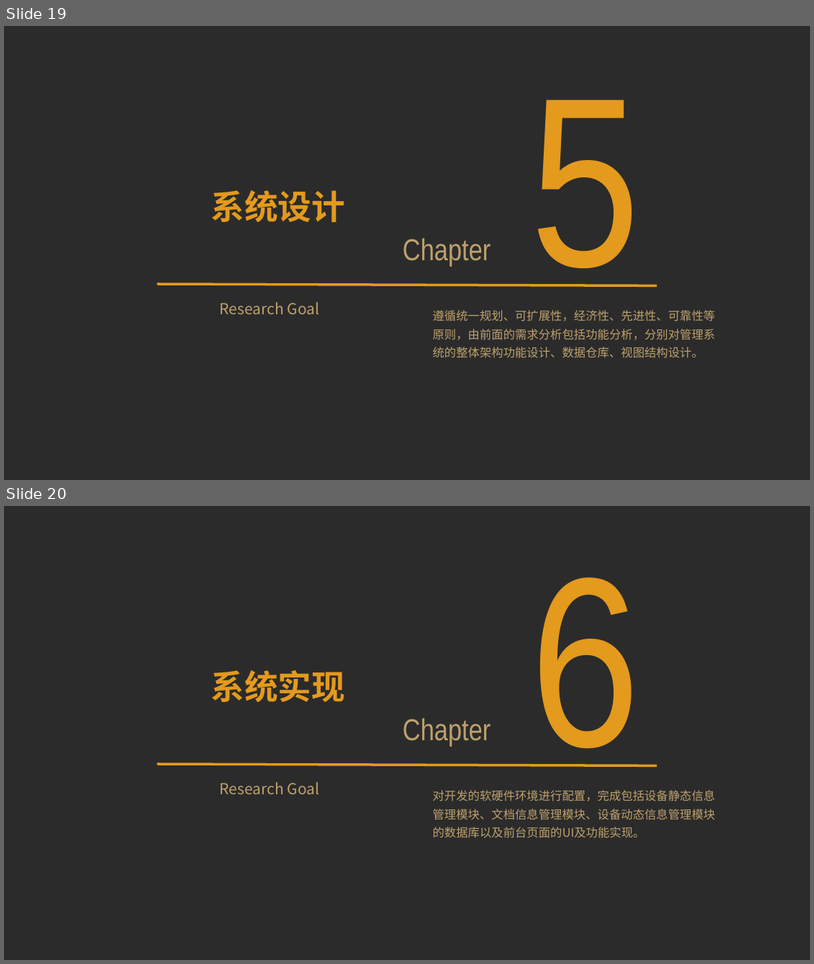
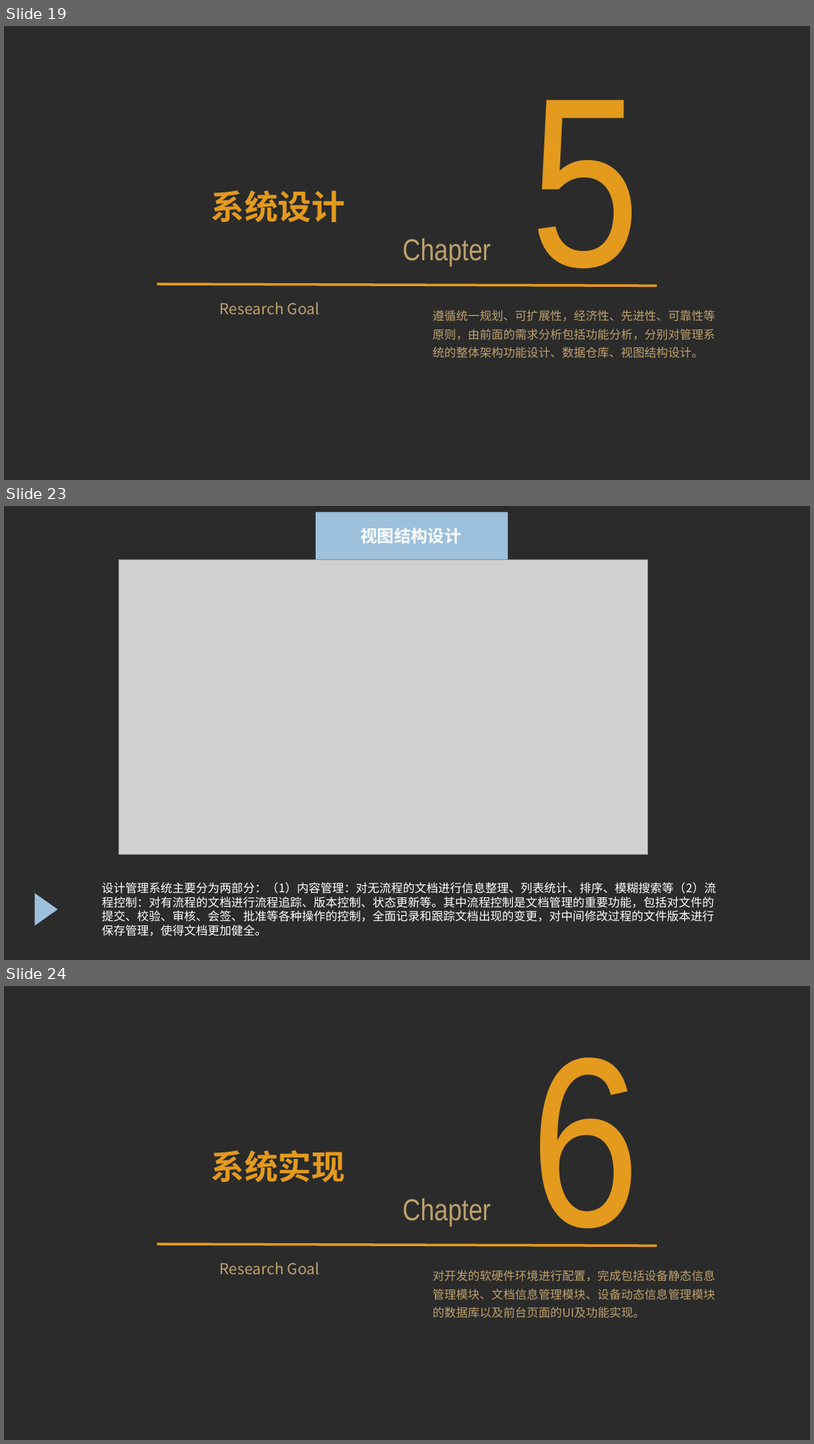
Before and after one commit to zhangly95/thesis-project, a slide deck: 预答辩.pptx. Shown one above the other, each under a label of ours: slides 19 and 20 before the commit, slides 19, 23 and 24 after it; the slides between them are not shown. The pictures are 814x964 and 814x1444 pixels, drawn with LibreOffice and Linux fonts; fonts in the diff are those of the drawing; grey boxes stand for pictures; background and template pictures are left out; a plain dark background stands for a picture behind light text. Boxes give left, top, right and bottom in pixels: in the first picture for what was removed or moved away, otherwise in the second. Text is boxed around its words. In the diff, an @@ line names an element or a change of style, - is before the commit and + after.

```diff
--- a/预答辩.pptx
+++ b/预答辩.pptx
@@ slide 23 added at (4, 506, 810, 960), background picture (left out) @@
@@ rectangle added at (316, 512, 509, 560), fill #9DC0DC @@
@@ text added at (360, 528, 461, 543), 20 pt, text #FFFFFF, bold @@
+视图结构设计
@@ picture added at (119, 560, 648, 854) @@
@@ triangle added at (35, 893, 58, 925), fill #9DC0DC @@
@@ text added at (102, 882, 717, 936), 14 pt, text #FFFFFF @@
+设计管理系统主要分为两部分：（1）内容管理：对无流程的文档进行信息整理、列表统计、排序、模糊搜索等（2）流程控制：对有流程的文档进行流程追踪、版本控制、状态更新等。其中流程控制是文档管理的重要功能，包括对文件的提交、校验、审核、会签、批准等各种操作的控制，全面记录和跟踪文档出现的变更，对中间修改过程的文件版本进行保存管理，使得文档更加健全。
@@ what was slide 20 is now slide 24 @@
```
Also in this commit, not shown: 3 slides changed, 7 other slides added.
